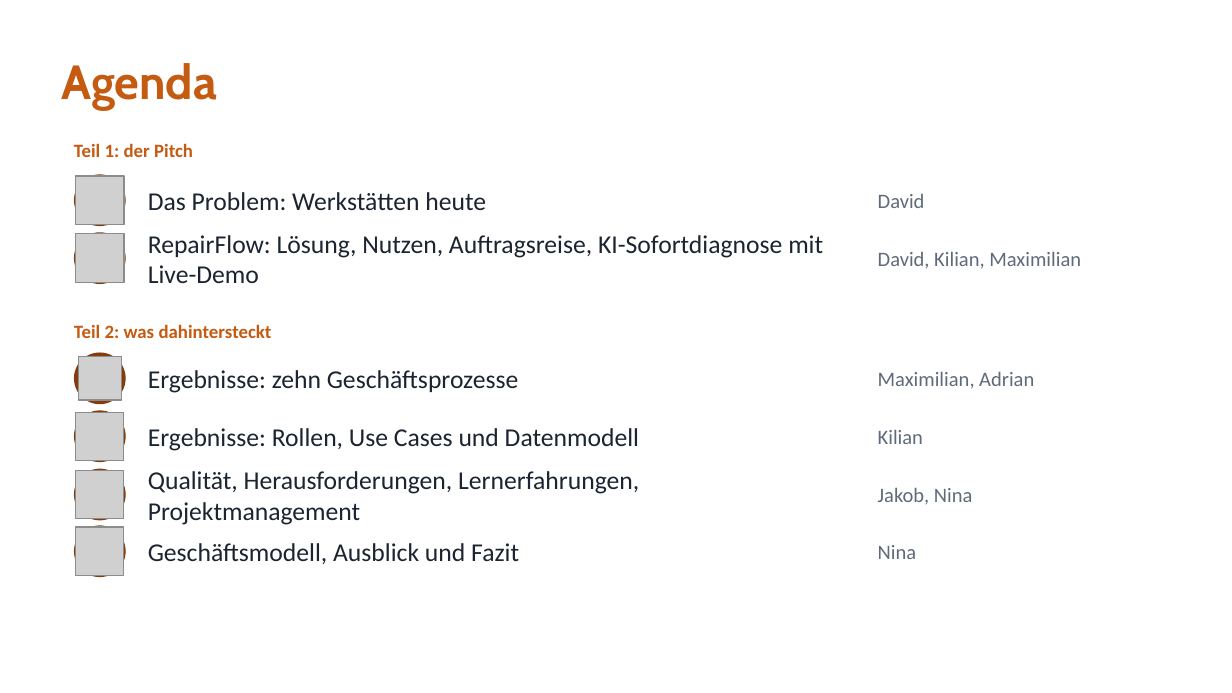
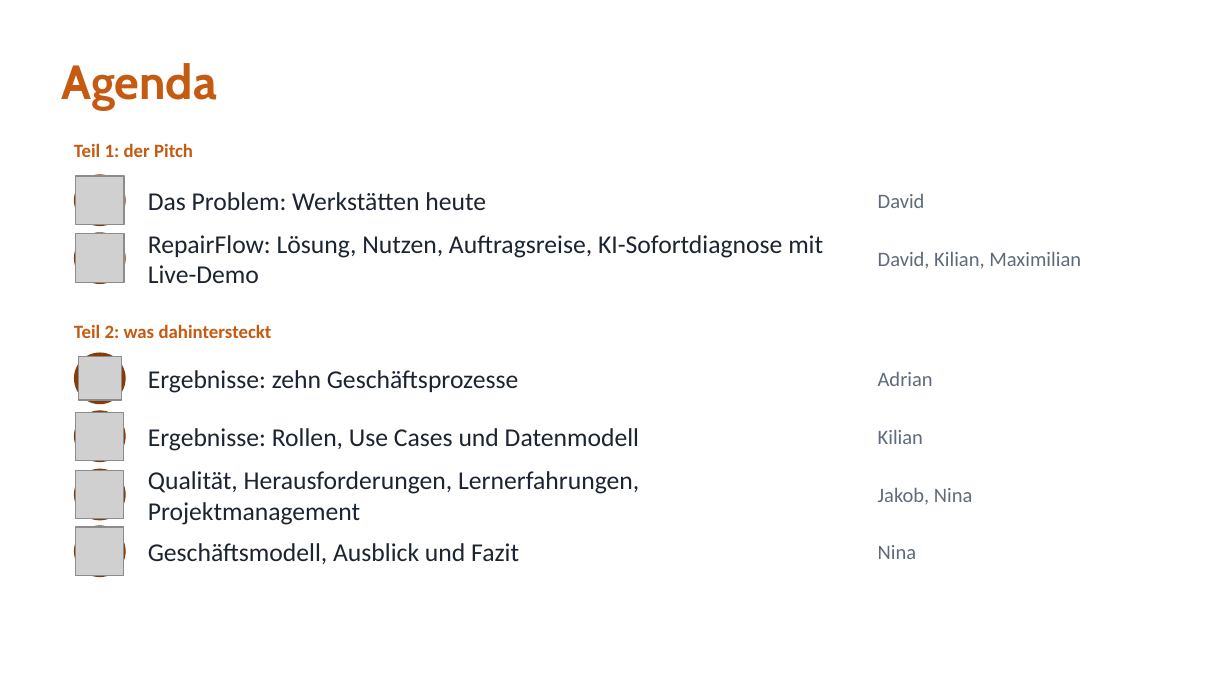
Before and after one commit to jakobschwan123-cmd/casestudy-semester-3, a slide deck: slide 2 of 4_praesentation/Abschlusspraesentation.pptx. Drawn at 1232x693 pixels with LibreOffice and Linux fonts; fonts in the diff are those of the drawing; grey boxes stand for pictures. Boxes give left, top, right and bottom in pixels: in the first picture for what was removed or moved away, otherwise in the second. Text is boxed around its words. In the diff, an @@ line names an element or a change of style, - is before the commit and + after.

```diff
--- a/4_praesentation/Abschlusspraesentation.pptx
+++ b/4_praesentation/Abschlusspraesentation.pptx
@@ text at [878,371,933,386]: text changed @@
-Maximilian, Adrian
+Adrian
```
Also in this commit, not shown: 3 other slides changed, 1 other file.
